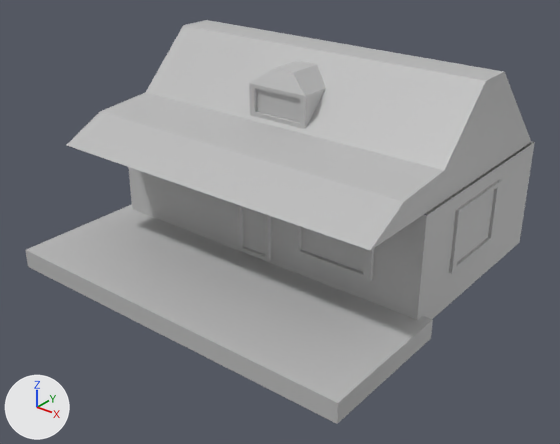
A saved change to the FBX model Assets/Models/Asset_House02.fbx.
One viewpoint serves both versions: a 50 mm lens placed at (18.5, -23.3, 18.8), pointed at (0.5, -0.9, 4.9). The axes (+X, +Y, +Z) are drawn at lower left. The lights are the same throughout. Where no turn or scale is listed for an object, it has been applied to the vertices.
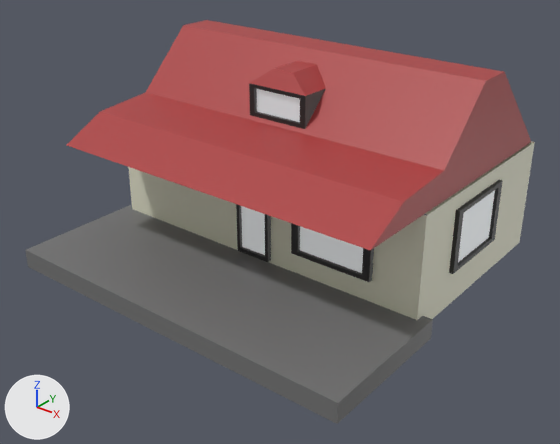
The change in detail:
Material 'lambert10' (mat_lambert10) is new.
Its base color is (0.0194, 0.0194, 0.0194) (black #262626).
Material 'lambert21' (mat_lambert21) is new.
Its base color is (0.17, 0.17, 0.17) (grey #737373).
Material 'lambert24' (mat_lambert24) is new.
Its base color is (0.794, 0.785, 0.622) (white #e6e5cf).
Material 'lambert14' (mat_lambert14) is new.
Its base color is (0.414, 0.0489, 0.0489) (red #ac3e3e).
Material 'lambert17' (mat_lambert17) is new.
Its base color is (0.423, 0.47, 0.5) (grey #aeb6bc).
Its emission color is (0.283, 0.283, 0.283) (grey #919191).
Its emission strength is 1.0.
me_mesh has 100 vertices, 73 faces and spans x -8.0..8.0, y -7.4..7.4, z 2.6..11.4.
me_mesh is used by ob_polysurface251; location (0.0, 0.0, 0.0).
me_mesh part 1: all 5 faces centred in x -8.0..8.0, y -7.4..-1.4, z 3.0..3.5 switch from mat_lambert1 (grey #bcbcbc) to mat_lambert21 (grey #737373).
me_mesh part 2: all 4 faces centred in x -7.6..7.6, y -1.8..7.4, z 5.2 switch from mat_lambert1 (grey #bcbcbc) to mat_lambert24 (white #e6e5cf).
me_mesh part 3: the 1 face centred in x 0.0, y -0.3, z 9.6 switches from mat_lambert1 (grey #bcbcbc) to mat_lambert17 (grey #aeb6bc).
me_mesh part 4: the 1 face centred in x 7.6, y 2.2, z 5.7 switches from mat_lambert1 (grey #bcbcbc) to mat_lambert17 (grey #aeb6bc).
me_mesh part 5: 11 of the faces centred in x -0.9..0.9, y -4.1..6.7, z 7.6..11.4 switch from mat_lambert1 (grey #bcbcbc) to mat_lambert14 (red #ac3e3e).
me_mesh part 6: 3 of the faces centred in x 7.4, y -2.6..2.8, z 8.1..10.1 switch from mat_lambert1 (grey #bcbcbc) to mat_lambert14 (red #ac3e3e).
me_mesh part 7: 11 of the faces centred in x 7.6..7.7, y 0.4..4.0, z 4.5..7.0 switch from mat_lambert1 (grey #bcbcbc) to mat_lambert10 (black #262626).
me_mesh part 8: 10 of the faces centred in x -1.4..1.4, y -0.4..0.5, z 8.9..10.2 switch from mat_lambert1 (grey #bcbcbc) to mat_lambert10 (black #262626).
me_mesh now uses material mat_lambert17 (grey #aeb6bc).

Where the change shows, as pixel boxes (x1, y1, x2, y2) in the pictures (560 x 444 px):
part 1 of me_mesh, recoloured
    both: (25, 204, 433, 424)
part 2 of me_mesh, recoloured
    both: (128, 141, 535, 320)
part 3 of me_mesh, recoloured
    both: (257, 89, 300, 122)
part 4 of me_mesh, recoloured
    after: (458, 190, 495, 262)
part 5 of me_mesh, recoloured
    both: (67, 20, 503, 250)
part 6 of me_mesh, recoloured
    both: (371, 72, 531, 250)
part 7 of me_mesh, recoloured (grey to black)
    before: (449, 180, 502, 274)
    after: (449, 180, 503, 274)
part 8 of me_mesh, recoloured
    both: (249, 83, 325, 129)
